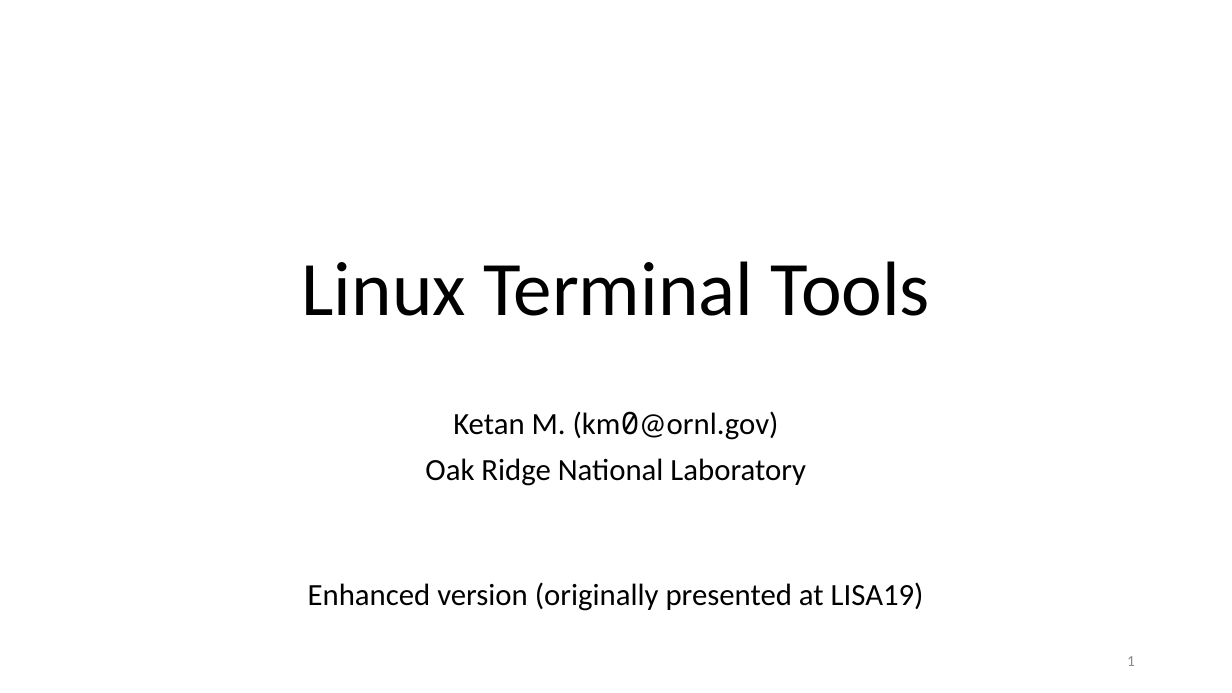
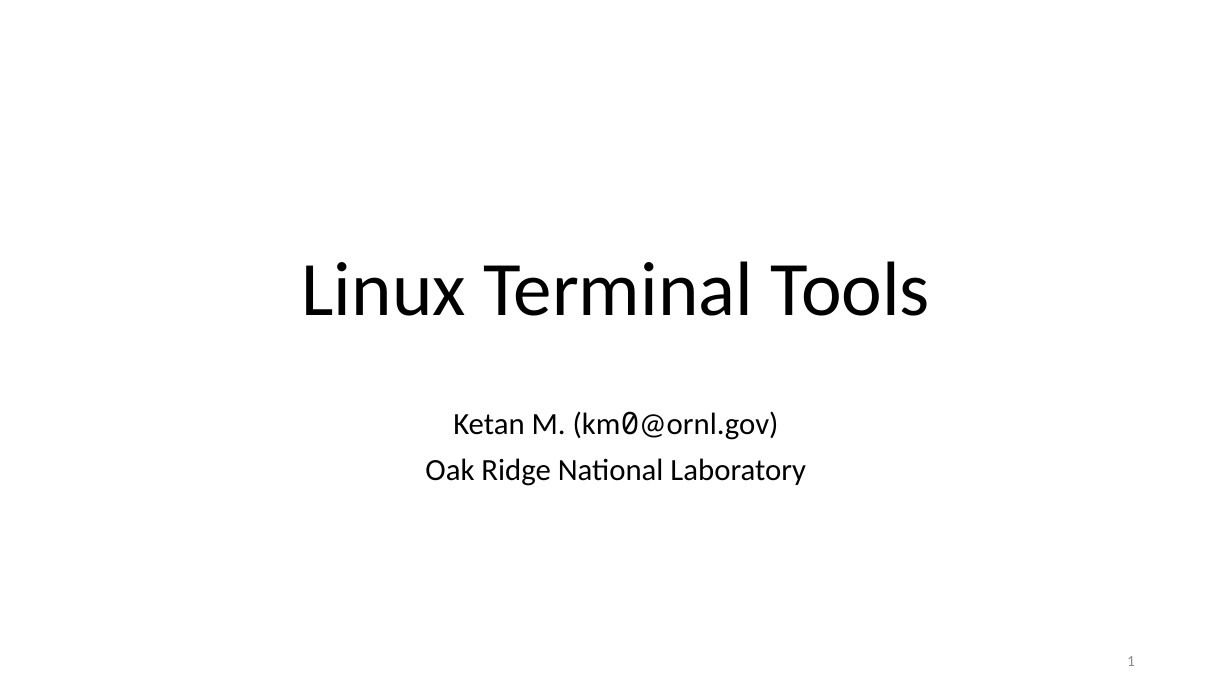
Before and after one commit to ketancmaheshwari/lisa19, a slide deck: slide 1 of lpt_LISA.pptx. Drawn at 1232x693 pixels with LibreOffice and Linux fonts; fonts in the diff are those of the drawing. Boxes give left, top, right and bottom in pixels: in the first picture for what was removed or moved away, otherwise in the second. Text is boxed around its words. In the diff, an @@ line names an element or a change of style, - is before the commit and + after.

```diff
--- a/lpt_LISA.pptx
+++ b/lpt_LISA.pptx
@@ text removed at [308, 582, 924, 611] @@
-Enhanced version (originally presented at LISA19)
```
Also in this commit, not shown: 1 other file.
